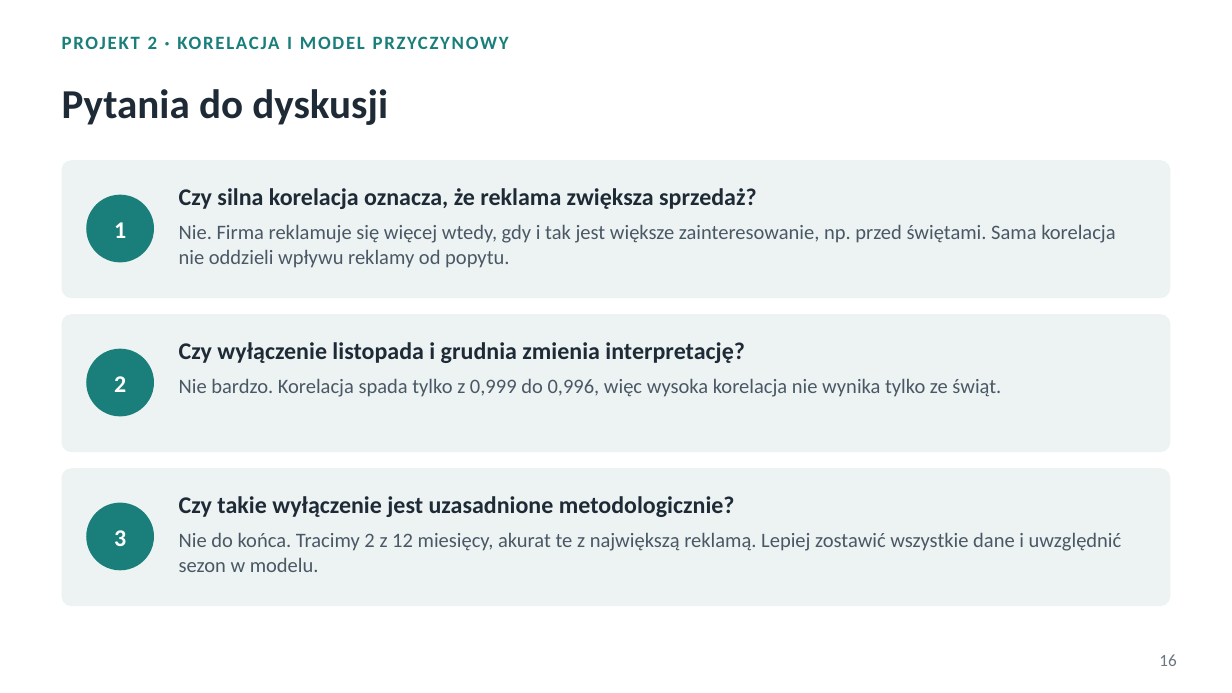
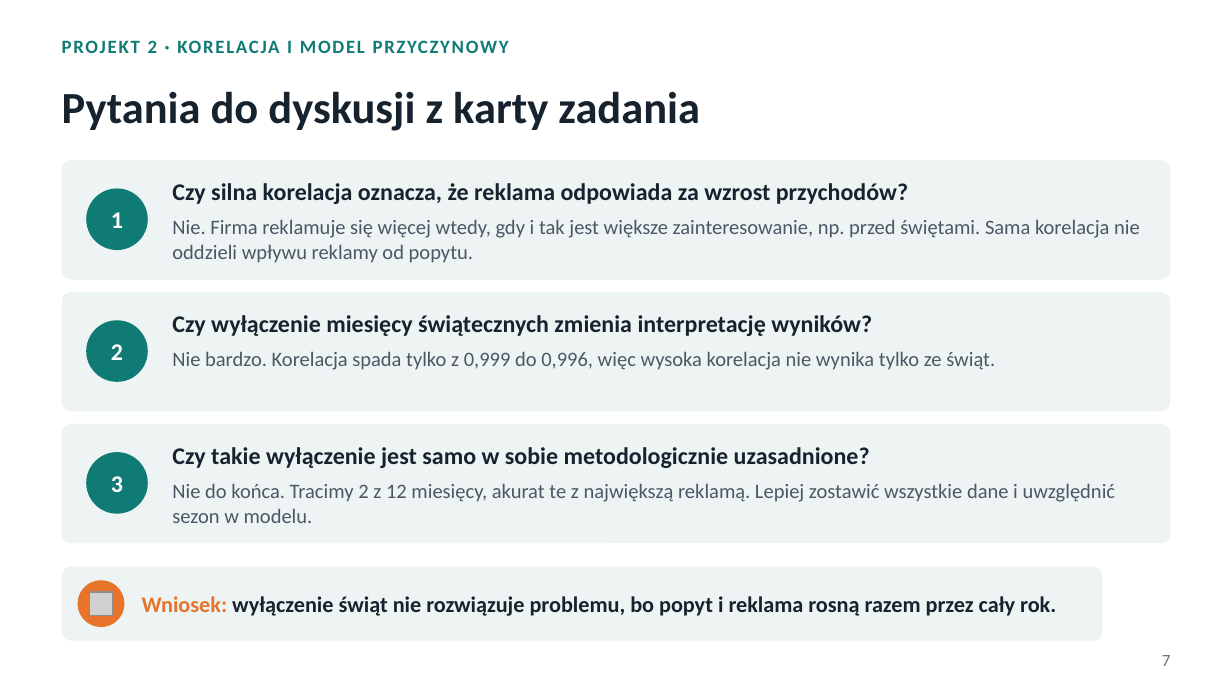
Before and after one commit to ploiu123/praca, a slide deck: slide 7 of prezentacja/Podstawy_analityki_projekty.pptx (slide 16 before the commit). Drawn at 1232x693 pixels with LibreOffice and Linux fonts; fonts in the diff are those of the drawing; grey boxes stand for pictures. Boxes give left, top, right and bottom in pixels: in the first picture for what was removed or moved away, otherwise in the second. Text is boxed around its words. In the diff, an @@ line names an element or a change of style, - is before the commit and + after.

```diff
--- a/prezentacja/Podstawy_analityki_projekty.pptx
+++ b/prezentacja/Podstawy_analityki_projekty.pptx
@@ text "PROJEKT 2 · KORELACJA I ..." at [62, 40, 509, 53]: text colour #1A7F7A to #0F7B74 @@
@@ title at [62, 91, 700, 131]: text changed; size 24 to 26 pt; text colour #1E2B37 to #16232F @@
-Pytania do dyskusji
+Pytania do dyskusji z karty zadania
@@ rounded rectangle: place and size @@
-rounded rectangle at [62, 160, 1170, 298]
+rounded rectangle at [62, 160, 1170, 280]
@@ text "1": place and size @@
-text "1" at [114, 222, 126, 238]
+text "1" at [111, 212, 123, 228]
@@ ellipse: place and size @@
-ellipse at [86, 195, 154, 262]
+ellipse at [86, 188, 148, 250]
@@ text at [172, 183, 908, 204]: text changed; text colour #1E2B37 to #16232F @@
-Czy silna korelacja oznacza, że reklama zwiększa sprzedaż?
+Czy silna korelacja oznacza, że reklama odpowiada za wzrost przychodów?
@@ text "Nie. Firma reklamuje się więcej ..." rewrapped from [179, 224, 1115, 268] to [172, 219, 1140, 263] @@
@@ rounded rectangle: place and size @@
-rounded rectangle at [62, 314, 1170, 452]
+rounded rectangle at [62, 292, 1170, 411]
@@ text "2": place and size @@
-text "2" at [114, 376, 126, 392]
+text "2" at [111, 344, 123, 360]
@@ ellipse: place and size @@
-ellipse at [86, 349, 154, 416]
+ellipse at [86, 320, 148, 382]
@@ text at [172, 315, 872, 336]: text changed; text colour #1E2B37 to #16232F @@
-Czy wyłączenie listopada i grudnia zmienia interpretację?
+Czy wyłączenie miesięcy świątecznych zmienia interpretację wyników?
@@ text "Nie bardzo. Korelacja spada tylko ...": place and size @@
-text "Nie bardzo. Korelacja spada tylko ..." at [179, 378, 1001, 397]
+text "Nie bardzo. Korelacja spada tylko ..." at [172, 351, 995, 370]
@@ fill #EDF3F2 to #EDF4F3; proportions changed in 3 elements at [62, 160, 1170, 280], [62, 292, 1170, 411], [62, 424, 1170, 543] @@
@@ rounded rectangle: place and size @@
-rounded rectangle at [62, 468, 1170, 606]
+rounded rectangle at [62, 424, 1170, 543]
@@ text at [172, 447, 870, 468]: text changed; text colour #1E2B37 to #16232F @@
-Czy takie wyłączenie jest uzasadnione metodologicznie?
+Czy takie wyłączenie jest samo w sobie metodologicznie uzasadnione?
@@ text "3": place and size @@
-text "3" at [114, 530, 126, 546]
+text "3" at [111, 476, 123, 492]
@@ fill #1A7F7A to #0F7B74 in 3 elements at [86, 188, 148, 250], [86, 320, 148, 382], [86, 452, 148, 514] @@
@@ ellipse: place and size @@
-ellipse at [86, 503, 154, 570]
+ellipse at [86, 452, 148, 514]
@@ text "Nie do końca. Tracimy 2 ...": place and size @@
-text "Nie do końca. Tracimy 2 ..." at [179, 532, 1122, 572]
+text "Nie do końca. Tracimy 2 ..." at [172, 483, 1116, 523]
@@ rounded rectangle added at [62, 567, 1103, 641], fill #EDF4F3 @@
@@ ellipse added at [78, 580, 124, 627], fill #E8742C @@
@@ picture added at [89, 591, 112, 615] @@
@@ text added at [142, 596, 1056, 616], 13 pt, text #16232F, bold @@
+Wniosek: wyłączenie świąt nie rozwiązuje problemu, bo popyt i reklama rosną razem przez cały rok.
@@ page number removed at [1159, 654, 1176, 666] @@
-16
@@ page number added at [1162, 655, 1171, 666], 10 pt, text #6B7680 @@
+7
```
Also in this commit, not shown: 24 other slides changed, 10 slides added, 12 slides removed, 4 other files.
